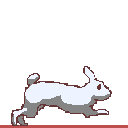
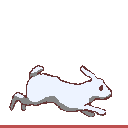
Layer changes from the first (128, 128) image to the second:
showed group "jump" (12 layers) over [9, 65, 112, 126]
added group "Group 3 copy 2" with 3 layers in group "jump" over [9, 65, 112, 124]
added layer "Layer 25" (1st of 3, in "jump" › "Group 3 copy 2") in group "Group 3 copy 2" over [9, 65, 112, 124]
added layer "Layer 32" (1st of 3, in "jump" › "Group 3 copy 2") in group "Group 3 copy 2" over [11, 65, 112, 123]
added layer "Layer 14" (1st of 3, in "jump" › "Group 3 copy 2") in group "Group 3 copy 2" over [9, 65, 112, 117]
hid group "Group 4" (3 layers) over [9, 65, 112, 126]
painted on "Layer 26" over [92, 73, 112, 114]
